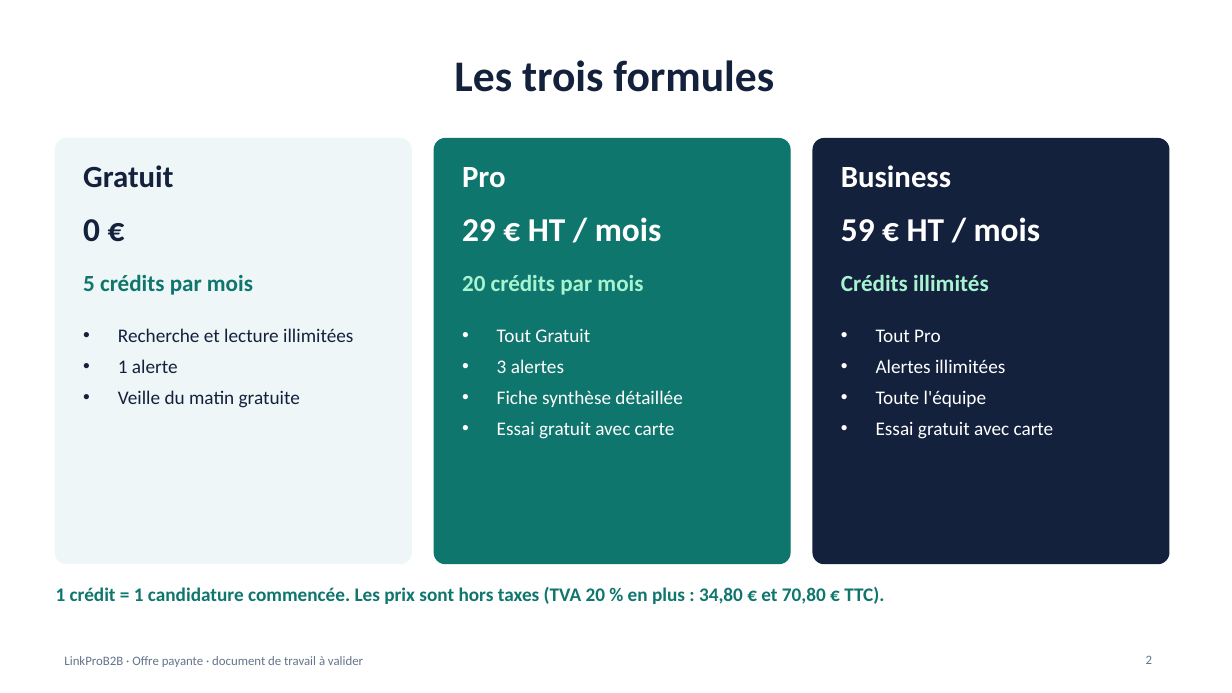
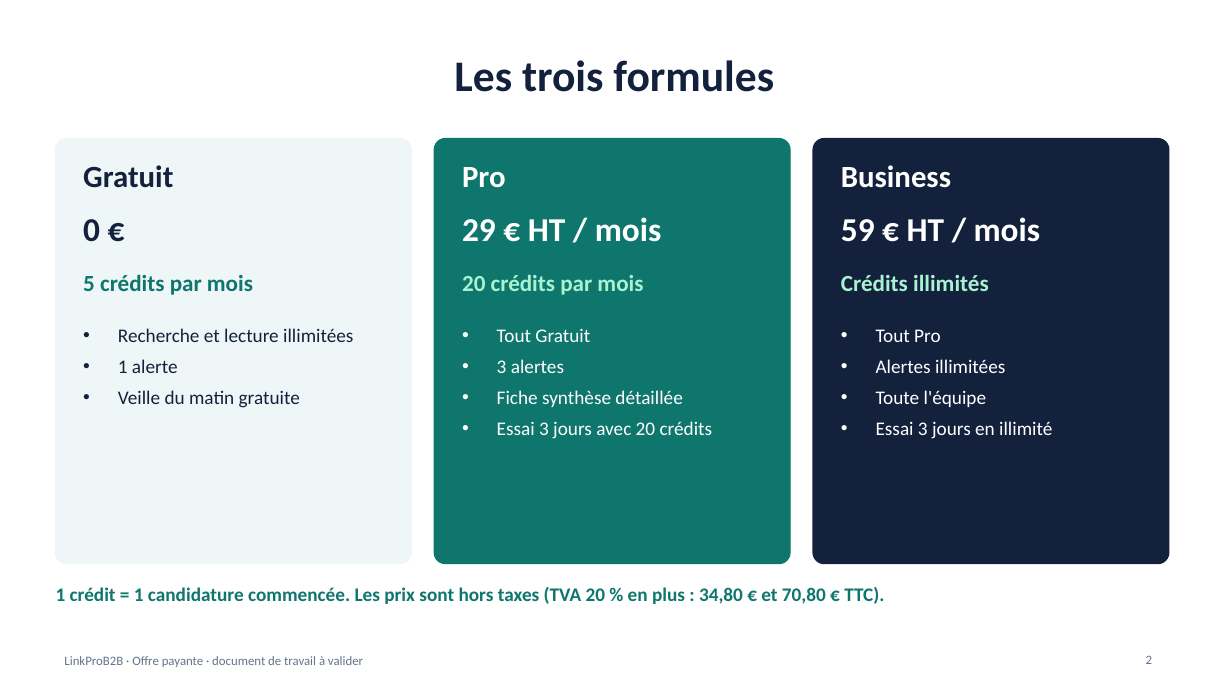
Before and after one commit to NAGAGNON/agora-b2b-plateform, a slide deck: slide 2 of docs/offre-payante-lancement.pptx. Drawn at 1232x693 pixels with LibreOffice and Linux fonts; fonts in the diff are those of the drawing. Boxes give left, top, right and bottom in pixels: in the first picture for what was removed or moved away, otherwise in the second. Text is boxed around its words. In the diff, an @@ line names an element or a change of style, - is before the commit and + after.

```diff
--- a/docs/offre-payante-lancement.pptx
+++ b/docs/offre-payante-lancement.pptx
@@ text at (x1=497, y1=421, x2=713, y2=439): text changed @@
-• Essai gratuit avec carte
+• Essai 3 jours avec 20 crédits
@@ text at (x1=876, y1=421, x2=1052, y2=439): text changed @@
-• Essai gratuit avec carte
+• Essai 3 jours en illimité
```
Also in this commit, not shown: 6 other slides changed, 2 slides added, 1 slide removed, 5 other files.
